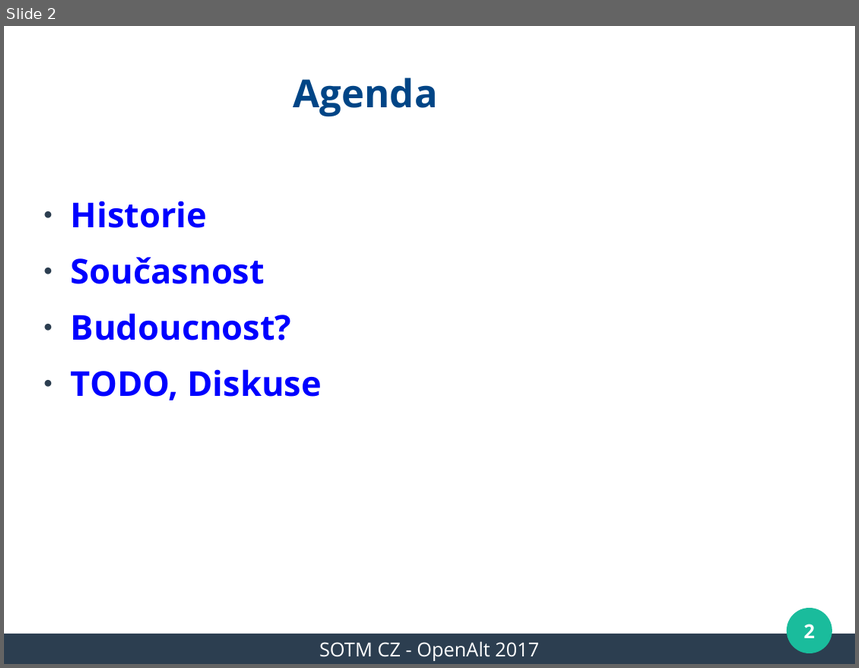
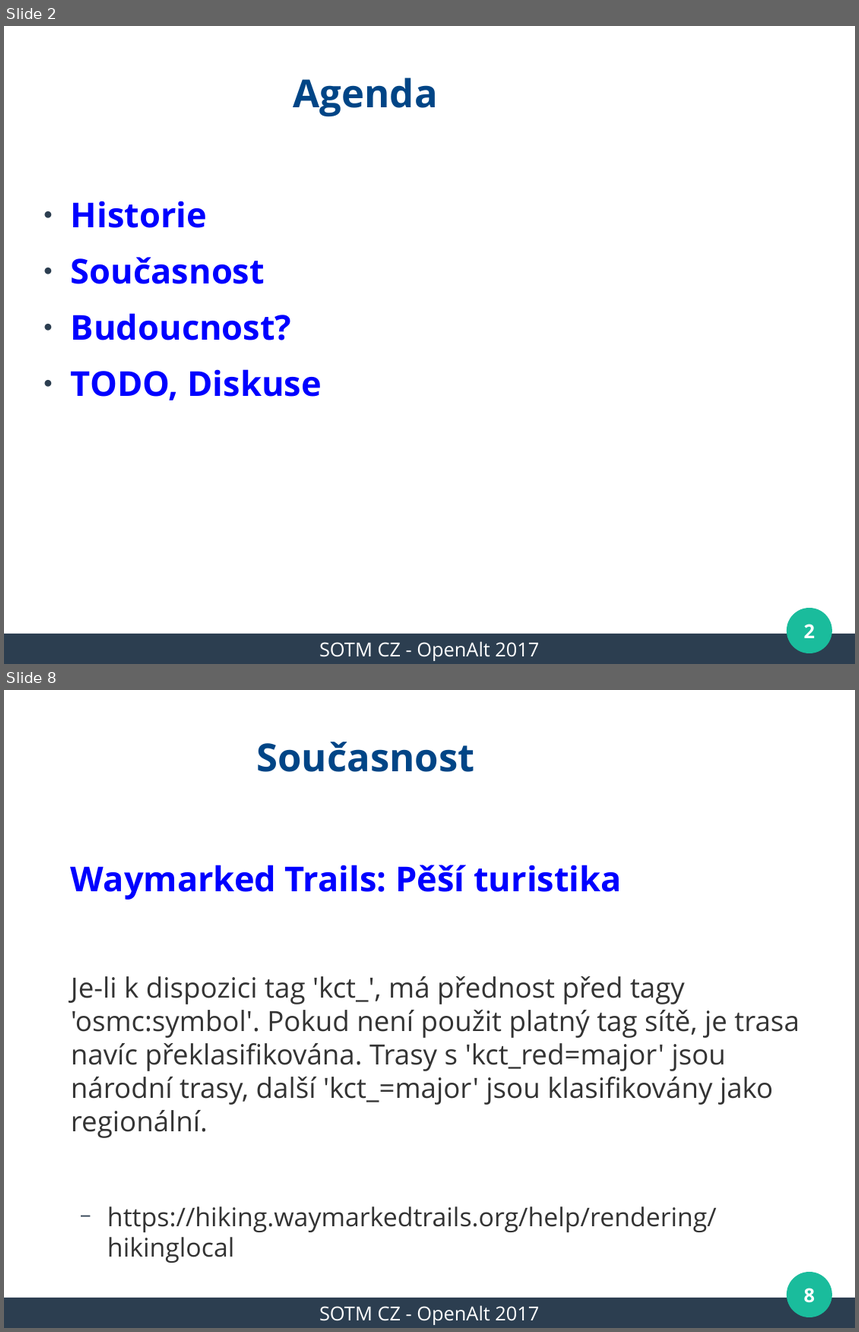
Before and after one commit to mkyral/osm, a slide deck: prezentace/SOTM_CZ_2017/mkyral_kct_barva.odp. Shown one above the other, each under a label of ours: slide 2 before the commit, slides 2 and 8 after it; the slides between them are not shown. The pictures are 859x668 and 859x1332 pixels, drawn with LibreOffice and Linux fonts; fonts in the diff are those of the drawing; background and template pictures are left out. Boxes give left, top, right and bottom in pixels: in the first picture for what was removed or moved away, otherwise in the second. Text is boxed around its words. In the diff, an @@ line names an element or a change of style, - is before the commit and + after.

```diff
--- a/prezentace/SOTM_CZ_2017/mkyral_kct_barva.odp
+++ b/prezentace/SOTM_CZ_2017/mkyral_kct_barva.odp
@@ slide 8 added at <box>4,690,855,1328</box>, background #FFFFFF; not listed: 3 template elements that a slide beside it also shows @@
@@ title added at <box>256,742,474,772</box>, 36 pt, text #004586, bold @@
+Současnost
@@ text added at <box>71,865,799,1263</box>, 26 pt, text #333333 @@
+Waymarked Trails: Pěší turistika
+Je-li k dispozici tag 'kct_', má přednost před tagy 'osmc:symbol'. Pokud není použit platný tag sítě, je trasa navíc překlasifikována. Trasy s 'kct_red=major' jsou národní trasy, další 'kct_=major' jsou klasifikovány jako regionální.
+  − https://hiking.waymarkedtrails.org/help/rendering/hikinglocal
@@ page number added at <box>804,1288,815,1303</box>, 18 pt, text #FFFFFF, bold @@
+8
@@ text added at <box>319,1306,539,1325</box>, 18 pt, text #FFFFFF @@
+SOTM CZ - OpenAlt 2017
```
Also in this commit, not shown: 2 slides changed, 13 other slides added.
